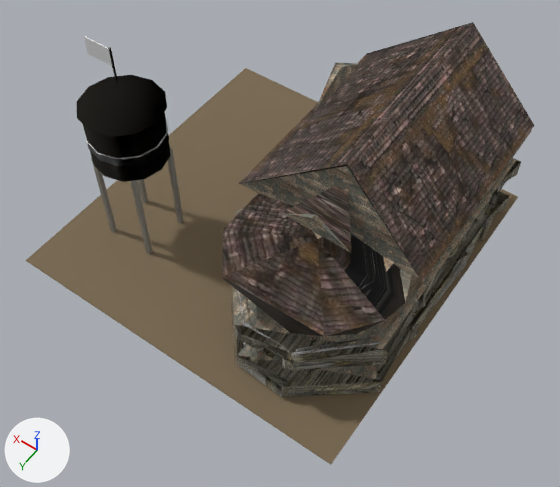
The glTF model assets/dist/dweller_building_hq/lod1.glb as it was, and as the next commit left it.
Both versions are drawn from a 50 mm camera at (-17.0, 23.8, 35.9) aimed at (-2.3, 3.2, 3.5). The lights are fixed; the arrows at lower left show +X, +Y and +Z. The older version comes first. Vertices at exactly the same position are counted once.

Names of what the first picture shows: 'dweller_building_hq'.
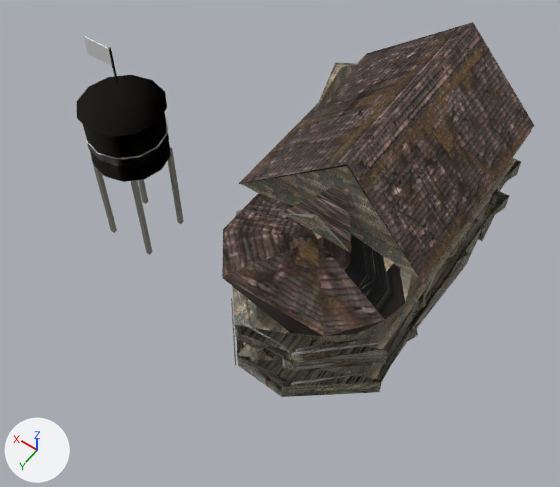
Location of each change, [x1, y1, x2, y2] in pixels of the pictures (560 x 487 px):
```json
{"object": "dweller_building_hq", "change": "reshaped", "before": [26, 22, 534, 465], "after": [77, 22, 534, 397], "on screen": "10% narrower, 15% shorter"}
{"part": 1, "of": "me_dweller_building_hq", "change": "deleted", "before": [26, 68, 518, 465], "on screen": "brown"}
{"part": 2, "of": "me_dweller_building_hq", "change": "built on", "before": [467, 221, 487, 249], "after": [291, 221, 487, 385], "on screen": "mostly hidden"}
```

Edits to the scene script, one JSON object a line:
```json
{"block": "me_dweller_building_hq", "where": "# used by ob_dweller_building_hq; location = (0.0, 0.0, 0.0)"}
{"op": "remove", "block": "me_dweller_building_hq", "code": "me_dweller_building_hq.from_pydata(...)  # 649 vertices, 912 faces; spans x -10.5..10.5, y -10.5..10.5, z 0.0..13.1"}
{"op": "remove", "block": "me_dweller_building_hq", "code": "me_dweller_building_hq.materials.append(mat_dirt)  # brown #7a6a52"}
{"op": "add", "block": "me_dweller_building_hq", "code": "me_dweller_building_hq.from_pydata(...)  # 649 vertices, 912 faces; spans x -10.5..8.8, y -9.0..9.2, z 0.0..13.1"}
{"block": "me_dweller_building_hq", "change": "me_dweller_building_hq part 1: the loose piece of 8 vertices spanning x -10.5..10.5, y -10.5..10.5, z 0.0 is deleted"}
{"block": "me_dweller_building_hq", "change": "me_dweller_building_hq part 2"}
{"block": "me_dweller_building_hq", "change": "1 vertex is removed from x -3.7, y -8.8, z 1.9"}
{"block": "me_dweller_building_hq", "change": "20 faces are deleted"}
{"block": "me_dweller_building_hq", "change": "9 vertices are added at x -10.0..-0.3, y -8.7..8.8, z 0.3..6.3"}
{"block": "me_dweller_building_hq", "change": "15 new faces join them, mat_frame_wood (picture img_frame_wood_diffuse)"}
{"block": "me_dweller_building_hq", "change": "12 new faces join them, mat_plank_grey (picture img_plank_grey_diffuse)"}
{"block": "me_dweller_building_hq", "change": "5 new faces join them, mat_wall_paint (picture img_wall_paint_diffuse)"}
{"block": "me_dweller_building_hq", "change": "other edits to the shape of me_dweller_building_hq do not show in these pictures"}
```
